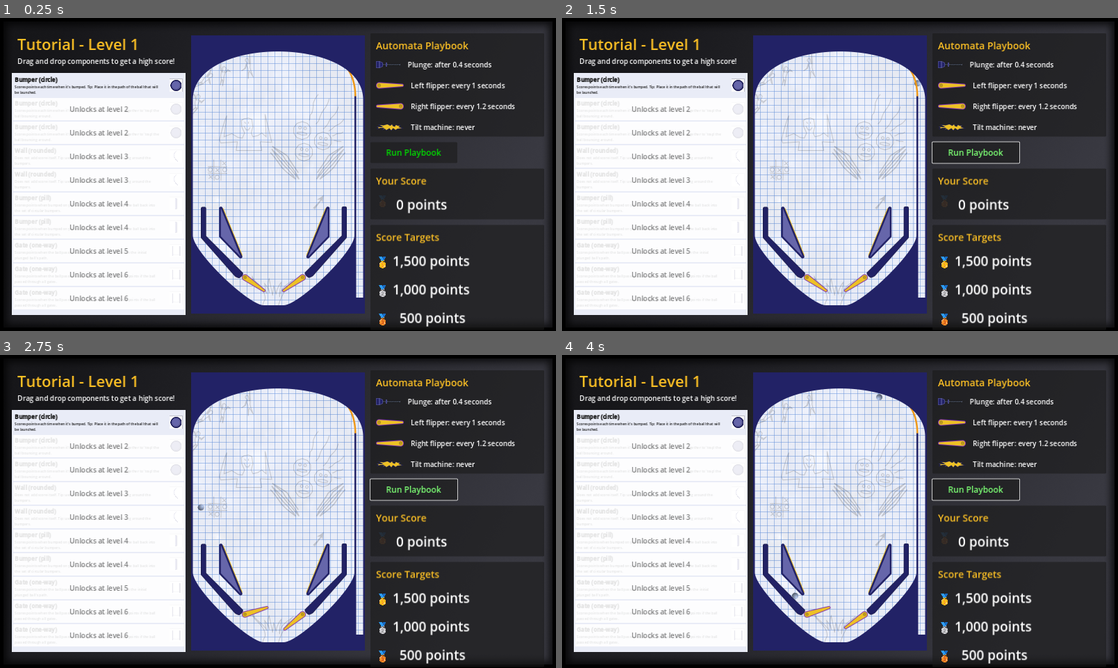
Above: before the commit, frames 1-4 (two rows, left to right).
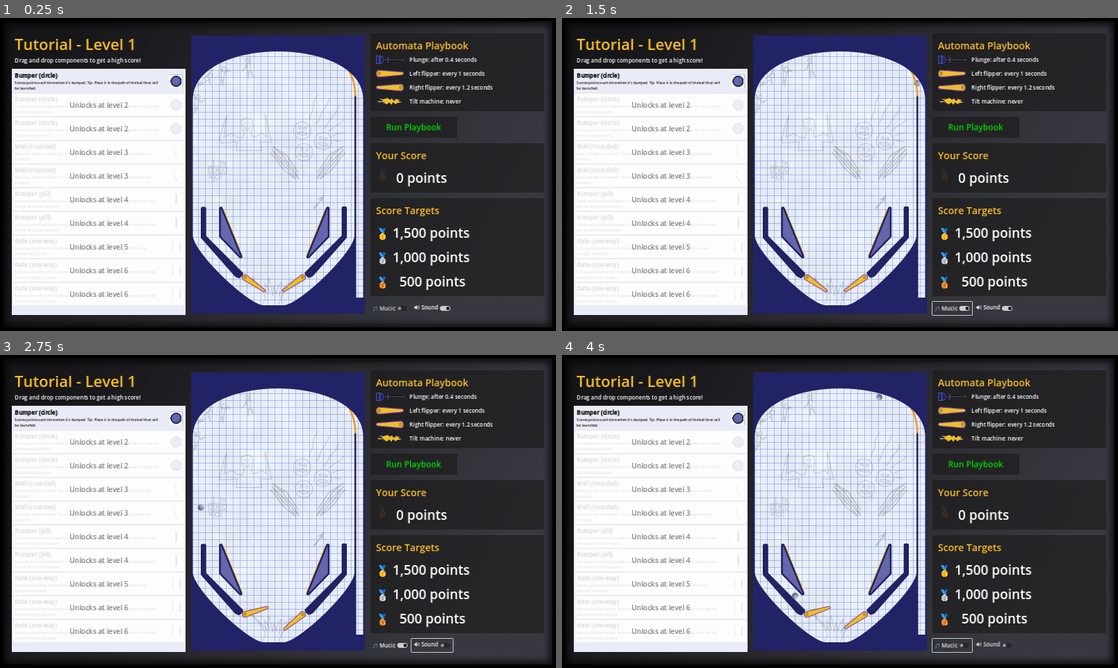
Above: after the commit, the same moments.

Repository: pincrediball/pincrediball
Game: Godot game, scene res://main.tscn
Two runs of this game, one before a commit and one after it. Both use one fixed random seed, a clock stepped at 60 frames per second and the inputs below.
Inputs (mouse positions are in pixels of both pictures, inside the frame that each line leads up to):
- Up to frame 1 (0.25 s): no input
- Up to frame 2 (1.5 s): click "Run Playbook" at 0.5 s; click (951, 309) at 1.25 s, where only the run after the commit has a clickable "🎵 Mucic"
- Up to frame 3 (2.75 s): click (433, 646) at 2 s, where only the run after the commit has a clickable "🔊 Sound"
- Up to frame 4 (4 s): click "Run Playbook" at 2.75 s; click (951, 646) at 3.5 s, where only the run after the commit has a clickable "🎵 Mucic"

The runs differ from the first frame. In frame 1, 7.7% of the frame differs, in the area x 2-93%, y 6-99%; in frame 2, 7.9%; in frame 3, 7.9%; in frame 4, 7.9%.

Commit message:
Change GUI and Sound setup
Yes, this commit comes out-of-place in a line of commits to get
drag and drop working. That's what happens on a hobby project.

Game layout needed tweaks anyways, and I wanted room to place some
buttons for audio.

Audio toggles and by-default-disabled music (at least in dev mode)
is super useful at this stage.

Diff:
--- /dev/null
+++ b/src/audio.gd
@@ -0,0 +1,38 @@
+extends AudioStreamPlayer
+
+const tracks = [
+	preload("res://music/one-cool-minute.mp3"),
+	preload("res://music/waiting-tttt.mp3"),
+	preload("res://music/amazing-grace.mp3"),
+]
+
+const music_volume_default = -5.0
+const music_volume_suppressed = -18.0
+
+var bus_id_music := AudioServer.get_bus_index("Music")
+var bus_id_pinball_sfx := AudioServer.get_bus_index("PinballSFX")
+var trackIndex = randi() % tracks.size()
+
+func startGameMusic():
+	Audio.stream = tracks[trackIndex]
+	Audio.play()
+
+func _on_finished():
+	trackIndex = (trackIndex + 1) % tracks.size()
+	Audio.stream = tracks[trackIndex]
+	Audio.play()
+
+func set_suppressed_music(is_suppressed):
+	Audio.volume_db = music_volume_suppressed if is_suppressed else music_volume_default
+
+func set_mute_music(is_muted):
+	AudioServer.set_bus_mute(bus_id_music, is_muted)
+
+func has_muted_music():
+	return AudioServer.is_bus_mute(bus_id_music)
+
+func set_mute_pinball_sfx(is_muted):
+	AudioServer.set_bus_mute(bus_id_pinball_sfx, is_muted)
+
+func has_muted_pinball_sfx():
+	return AudioServer.is_bus_mute(bus_id_pinball_sfx)
--- a/src/music.tscn
+++ b/src/audio.tscn
@@ -1,12 +1,13 @@
-[gd_scene load_steps=3 format=3 uid="uid://c2ievuarnqpfw"]
+[gd_scene load_steps=3 format=3]
 
 [ext_resource type="AudioStream" uid="uid://brxbpiqha32sl" path="res://music/one-cool-minute.mp3" id="1_nind7"]
-[ext_resource type="Script" path="res://music.gd" id="2_nyhck"]
+[ext_resource type="Script" path="res://audio.gd" id="2_nyhck"]
 
 [node name="Music" type="AudioStreamPlayer"]
 process_mode = 3
 stream = ExtResource("1_nind7")
 volume_db = -7.0
+bus = &"Music"
 script = ExtResource("2_nyhck")
 
 [connection signal="finished" from="." to="." method="_on_finished"]
--- /dev/null
+++ b/src/default_bus_layout.tres
@@ -0,0 +1,15 @@
+[gd_resource type="AudioBusLayout" format=3 uid="uid://bmkc8vvw2xqc5"]
+
+[resource]
+bus/1/name = &"Music"
+bus/1/solo = false
+bus/1/mute = true
+bus/1/bypass_fx = false
+bus/1/volume_db = 0.0
+bus/1/send = &"Master"
+bus/2/name = &"PinballSFX"
+bus/2/solo = false
+bus/2/mute = false
+bus/2/bypass_fx = false
+bus/2/volume_db = 0.0
+bus/2/send = &"Master"
--- a/src/game.gd
+++ b/src/game.gd
@@ -9,8 +9,16 @@
 func _ready():
 	currentLevelPlaybook = playbooksByLevel[GameStore.currentLevel]
 	%Playbook.playbookResource = currentLevelPlaybook
-	Music.startGameMusic()
+	Audio.startGameMusic()
+	%MusicCheckButton.set_pressed_no_signal(not Audio.has_muted_music())
+	%SoundCheckButton.set_pressed_no_signal(not Audio.has_muted_pinball_sfx())
 
 func _on_run_playbook_button_button_up():
 	Scoring.reset_score()
 	%machine.play(currentLevelPlaybook)
+
+func _on_music_check_button_toggled(button_pressed):
+	Audio.set_mute_music(not button_pressed)
+
+func _on_sound_check_button_toggled(button_pressed):
+	Audio.set_mute_pinball_sfx(not button_pressed)
--- a/src/game.tscn
+++ b/src/game.tscn
@@ -44,41 +44,37 @@
 grow_vertical = 2
 texture = ExtResource("2_yhopt")
 
-[node name="LeftSide" type="MarginContainer" parent="."]
+[node name="LeftSide" type="VBoxContainer" parent="."]
 process_mode = 3
-custom_minimum_size = Vector2(500, 0)
 layout_mode = 2
 offset_left = 34.0
 offset_top = 44.0
 offset_right = 534.0
 offset_bottom = 855.0
 
-[node name="LeftSideContent" type="VBoxContainer" parent="LeftSide"]
+[node name="LevelHeader" type="MarginContainer" parent="LeftSide"]
+layout_mode = 2
+size_flags_vertical = 0
+theme_override_constants/margin_left = 8
+theme_override_constants/margin_top = 0
+theme_override_constants/margin_right = 8
+theme_override_constants/margin_bottom = 8
+
+[node name="VBoxContainer" type="VBoxContainer" parent="LeftSide/LevelHeader"]
 layout_mode = 2
 
-[node name="LevelHeader" type="MarginContainer" parent="LeftSide/LeftSideContent"]
-layout_mode = 2
-size_flags_vertical = 0
-theme_override_constants/margin_left = 16
-theme_override_constants/margin_top = 0
-theme_override_constants/margin_right = 16
-theme_override_constants/margin_bottom = 16
-
-[node name="VBoxContainer" type="VBoxContainer" parent="LeftSide/LeftSideContent/LevelHeader"]
-layout_mode = 2
-
-[node name="Header" type="Label" parent="LeftSide/LeftSideContent/LevelHeader/VBoxContainer"]
+[node name="Header" type="Label" parent="LeftSide/LevelHeader/VBoxContainer"]
 layout_mode = 2
 text = "Tutorial - Level 1"
 label_settings = SubResource("LabelSettings_h6tt2")
 
-[node name="Explanation" type="Label" parent="LeftSide/LeftSideContent/LevelHeader/VBoxContainer"]
+[node name="Explanation" type="Label" parent="LeftSide/LevelHeader/VBoxContainer"]
 layout_mode = 2
 text = "Drag and drop components to get a high score!"
 label_settings = ExtResource("2_ksjyh")
 autowrap_mode = 2
 
-[node name="Toolbox" parent="LeftSide/LeftSideContent" instance=ExtResource("3_5lpl1")]
+[node name="Toolbox" parent="LeftSide" instance=ExtResource("3_5lpl1")]
 unique_name_in_owner = true
 layout_mode = 2
 
@@ -90,29 +86,25 @@
 offset_right = 1050.0
 offset_bottom = 850.0
 
-[node name="RightSide" type="MarginContainer" parent="."]
+[node name="RightSide" type="VBoxContainer" parent="."]
 process_mode = 3
-custom_minimum_size = Vector2(500, 0)
 layout_mode = 2
 offset_left = 1066.0
 offset_top = 44.0
 offset_right = 1566.0
 offset_bottom = 855.0
-
-[node name="RightSideContent" type="VBoxContainer" parent="RightSide"]
-layout_mode = 2
 theme_override_constants/separation = 16
 
-[node name="Playbook" parent="RightSide/RightSideContent" instance=ExtResource("5_t5wa1")]
+[node name="Playbook" parent="RightSide" instance=ExtResource("5_t5wa1")]
 unique_name_in_owner = true
 layout_mode = 2
 
-[node name="GridContainer" type="GridContainer" parent="RightSide/RightSideContent"]
+[node name="GridContainer" type="GridContainer" parent="RightSide"]
 custom_minimum_size = Vector2(0, 60)
 layout_mode = 2
 columns = 2
 
-[node name="RunPlaybookButton" type="Button" parent="RightSide/RightSideContent/GridContainer"]
+[node name="RunPlaybookButton" type="Button" parent="RightSide/GridContainer"]
 layout_mode = 2
 size_flags_horizontal = 3
 size_flags_vertical = 3
@@ -124,13 +116,28 @@
 theme_override_font_sizes/font_size = 24
 text = "Run Playbook"
 
-[node name="Score" parent="RightSide/RightSideContent" instance=ExtResource("7_ydt4m")]
+[node name="Score" parent="RightSide" instance=ExtResource("7_ydt4m")]
 unique_name_in_owner = true
 layout_mode = 2
 
-[node name="Medals" parent="RightSide/RightSideContent" instance=ExtResource("6_18ytx")]
+[node name="Medals" parent="RightSide" instance=ExtResource("6_18ytx")]
 unique_name_in_owner = true
 layout_mode = 2
 
+[node name="HBoxContainer" type="HBoxContainer" parent="RightSide"]
+layout_mode = 2
+
+[node name="MusicCheckButton" type="CheckButton" parent="RightSide/HBoxContainer"]
+unique_name_in_owner = true
+layout_mode = 2
+text = "🎵 Mucic"
+
+[node name="SoundCheckButton" type="CheckButton" parent="RightSide/HBoxContainer"]
+unique_name_in_owner = true
+layout_mode = 2
+text = "🔊 Sound"
+
 [connection signal="gui_input" from="." to="." method="_on_gui_input"]
-[connection signal="button_up" from="RightSide/RightSideContent/GridContainer/RunPlaybookButton" to="." method="_on_run_playbook_button_button_up"]
+[connection signal="button_up" from="RightSide/GridContainer/RunPlaybookButton" to="." method="_on_run_playbook_button_button_up"]
+[connection signal="toggled" from="RightSide/HBoxContainer/MusicCheckButton" to="." method="_on_music_check_button_toggled"]
+[connection signal="toggled" from="RightSide/HBoxContainer/SoundCheckButton" to="." method="_on_sound_check_button_toggled"]
--- a/src/game/ball.gd
+++ b/src/game/ball.gd
@@ -13,6 +13,7 @@
 
 func _on_body_entered(body):
 	if body.is_in_group("isWall"):
+		# TODO: Use self.velocity to change loudness of sounds
 		$AudioStreamPlayer.stream = soundsWalls[randi() % len(soundsWalls)]
 		$AudioStreamPlayer.play()
 
--- a/src/game/ball.tscn
+++ b/src/game/ball.tscn
@@ -23,6 +23,7 @@
 shape = SubResource("CircleShape2D_ptw7t")
 
 [node name="AudioStreamPlayer" type="AudioStreamPlayer" parent="."]
+bus = &"PinballSFX"
 
 [connection signal="body_entered" from="." to="." method="_on_body_entered"]
 [connection signal="body_exited" from="." to="." method="_on_body_exited"]
--- a/src/game/flipper.tscn
+++ b/src/game/flipper.tscn
@@ -23,5 +23,6 @@
 
 [node name="AudioStreamPlayer" type="AudioStreamPlayer" parent="."]
 volume_db = -3.5
+bus = &"PinballSFX"
 
 [connection signal="timeout" from="Timer" to="." method="_on_timer_timeout"]
--- a/src/game/medals.tscn
+++ b/src/game/medals.tscn
@@ -8,53 +8,33 @@
 
 [node name="Medals" type="PanelContainer"]
 
-[node name="VBoxContainer" type="VBoxContainer" parent="."]
-layout_mode = 2
-
-[node name="MarginContainer4" type="MarginContainer" parent="VBoxContainer"]
+[node name="MarginContainer" type="MarginContainer" parent="."]
 layout_mode = 2
 theme_override_constants/margin_left = 16
 theme_override_constants/margin_top = 16
 theme_override_constants/margin_right = 16
-theme_override_constants/margin_bottom = 0
+theme_override_constants/margin_bottom = 16
 
-[node name="Label" type="Label" parent="VBoxContainer/MarginContainer4"]
+[node name="VBoxContainer" type="VBoxContainer" parent="MarginContainer"]
+layout_mode = 2
+theme_override_constants/separation = 16
+
+[node name="Label" type="Label" parent="MarginContainer/VBoxContainer"]
 layout_mode = 2
 text = "Score Targets"
 label_settings = SubResource("LabelSettings_5f13i")
 
-[node name="MarginContainer" type="MarginContainer" parent="VBoxContainer"]
-layout_mode = 2
-theme_override_constants/margin_left = 16
-theme_override_constants/margin_top = 16
-theme_override_constants/margin_right = 16
-theme_override_constants/margin_bottom = 8
-
-[node name="Label" type="Label" parent="VBoxContainer/MarginContainer"]
+[node name="Label2" type="Label" parent="MarginContainer/VBoxContainer"]
 layout_mode = 2
 text = "🥇 1,500 points"
 label_settings = ExtResource("1_3x1qd")
 
-[node name="MarginContainer2" type="MarginContainer" parent="VBoxContainer"]
-layout_mode = 2
-theme_override_constants/margin_left = 16
-theme_override_constants/margin_top = 16
-theme_override_constants/margin_right = 16
-theme_override_constants/margin_bottom = 8
-
-[node name="Label" type="Label" parent="VBoxContainer/MarginContainer2"]
+[node name="Label3" type="Label" parent="MarginContainer/VBoxContainer"]
 layout_mode = 2
 text = "🥈 1,000 points"
 label_settings = ExtResource("1_3x1qd")
 
-[node name="MarginContainer3" type="MarginContainer" parent="VBoxContainer"]
-layout_mode = 2
-theme_override_constants/margin_left = 16
-theme_override_constants/margin_top = 16
-theme_override_constants/margin_right = 16
-theme_override_constants/margin_bottom = 8
-
-[node name="Label" type="Label" parent="VBoxContainer/MarginContainer3"]
+[node name="Label4" type="Label" parent="MarginContainer/VBoxContainer"]
 layout_mode = 2
 text = "🥉   500 points"
 label_settings = ExtResource("1_3x1qd")
--- a/src/game/playbook.tscn
+++ b/src/game/playbook.tscn
@@ -13,115 +13,66 @@
 [node name="Playbook" type="PanelContainer"]
 script = ExtResource("1_kolcx")
 
-[node name="VBoxContainer" type="VBoxContainer" parent="."]
-layout_mode = 2
-theme_override_constants/separation = 8
-
-[node name="MarginContainer" type="MarginContainer" parent="VBoxContainer"]
-layout_mode = 2
-theme_override_constants/margin_left = 16
-theme_override_constants/margin_top = 16
-theme_override_constants/margin_right = 16
-theme_override_constants/margin_bottom = 0
-
-[node name="VFlowContainer" type="VFlowContainer" parent="VBoxContainer/MarginContainer"]
-layout_mode = 2
-
-[node name="Label" type="Label" parent="VBoxContainer/MarginContainer/VFlowContainer"]
-layout_mode = 2
-text = "Automata Playbook"
-label_settings = SubResource("LabelSettings_rj0p8")
-
-[node name="HBoxContainer" type="HBoxContainer" parent="VBoxContainer"]
-layout_mode = 2
-
-[node name="MarginContainer1" type="MarginContainer" parent="VBoxContainer/HBoxContainer"]
+[node name="MarginContainer" type="MarginContainer" parent="."]
 layout_mode = 2
 theme_override_constants/margin_left = 16
 theme_override_constants/margin_top = 16
 theme_override_constants/margin_right = 16
 theme_override_constants/margin_bottom = 16
 
-[node name="TextureRect" type="TextureRect" parent="VBoxContainer/HBoxContainer/MarginContainer1"]
+[node name="VBoxContainer" type="VBoxContainer" parent="MarginContainer"]
+layout_mode = 2
+theme_override_constants/separation = 8
+
+[node name="Label" type="Label" parent="MarginContainer/VBoxContainer"]
+layout_mode = 2
+text = "Automata Playbook"
+label_settings = SubResource("LabelSettings_rj0p8")
+
+[node name="GridContainer" type="GridContainer" parent="MarginContainer/VBoxContainer"]
+layout_mode = 2
+theme_override_constants/h_separation = 16
+theme_override_constants/v_separation = 16
+columns = 2
+
+[node name="TextureRect" type="TextureRect" parent="MarginContainer/VBoxContainer/GridContainer"]
 layout_mode = 2
 texture = ExtResource("1_mkqa7")
 
-[node name="MarginContainer2" type="MarginContainer" parent="VBoxContainer/HBoxContainer"]
-layout_mode = 2
-
-[node name="LabelPlungeDelay" type="Label" parent="VBoxContainer/HBoxContainer/MarginContainer2"]
+[node name="LabelPlungeDelay" type="Label" parent="MarginContainer/VBoxContainer/GridContainer"]
 unique_name_in_owner = true
 layout_mode = 2
 text = "Plunge: after X seconds"
 label_settings = ExtResource("2_7nqg1")
 
-[node name="HBoxContainer4" type="HBoxContainer" parent="VBoxContainer"]
-layout_mode = 2
-
-[node name="MarginContainer1" type="MarginContainer" parent="VBoxContainer/HBoxContainer4"]
-layout_mode = 2
-theme_override_constants/margin_left = 16
-theme_override_constants/margin_top = 16
-theme_override_constants/margin_right = 16
-theme_override_constants/margin_bottom = 16
-
-[node name="TextureRect" type="TextureRect" parent="VBoxContainer/HBoxContainer4/MarginContainer1"]
+[node name="TextureRect2" type="TextureRect" parent="MarginContainer/VBoxContainer/GridContainer"]
 layout_mode = 2
 texture = ExtResource("3_xlenw")
 
-[node name="MarginContainer2" type="MarginContainer" parent="VBoxContainer/HBoxContainer4"]
-layout_mode = 2
-
-[node name="LabelLeftFlipperInterval" type="Label" parent="VBoxContainer/HBoxContainer4/MarginContainer2"]
+[node name="LabelLeftFlipperInterval" type="Label" parent="MarginContainer/VBoxContainer/GridContainer"]
 unique_name_in_owner = true
 layout_mode = 2
 text = "Left flipper: every Y seconds"
 label_settings = ExtResource("2_7nqg1")
 
-[node name="HBoxContainer2" type="HBoxContainer" parent="VBoxContainer"]
-layout_mode = 2
-
-[node name="MarginContainer1" type="MarginContainer" parent="VBoxContainer/HBoxContainer2"]
-layout_mode = 2
-theme_override_constants/margin_left = 16
-theme_override_constants/margin_top = 16
-theme_override_constants/margin_right = 16
-theme_override_constants/margin_bottom = 16
-
-[node name="TextureRect" type="TextureRect" parent="VBoxContainer/HBoxContainer2/MarginContainer1"]
+[node name="TextureRect3" type="TextureRect" parent="MarginContainer/VBoxContainer/GridContainer"]
 layout_mode = 2
 texture = ExtResource("3_xlenw")
 flip_h = true
 
-[node name="MarginContainer2" type="MarginContainer" parent="VBoxContainer/HBoxContainer2"]
-layout_mode = 2
-
-[node name="LabelRightFlipperInterval" type="Label" parent="VBoxContainer/HBoxContainer2/MarginContainer2"]
+[node name="LabelRightFlipperInterval" type="Label" parent="MarginContainer/VBoxContainer/GridContainer"]
 unique_name_in_owner = true
 layout_mode = 2
 text = "Right flipper: every Z seconds
 "
 label_settings = ExtResource("2_7nqg1")
 
-[node name="HBoxContainer3" type="HBoxContainer" parent="VBoxContainer"]
-layout_mode = 2
-
-[node name="MarginContainer1" type="MarginContainer" parent="VBoxContainer/HBoxContainer3"]
-layout_mode = 2
-theme_override_constants/margin_left = 16
-theme_override_constants/margin_top = 16
-theme_override_constants/margin_right = 16
-theme_override_constants/margin_bottom = 16
-
-[node name="TextureRect" type="TextureRect" parent="VBoxContainer/HBoxContainer3/MarginContainer1"]
+[node name="TextureRect4" type="TextureRect" parent="MarginContainer/VBoxContainer/GridContainer"]
 layout_mode = 2
 texture = ExtResource("4_lbtrl")
 flip_h = true
 
-[node name="MarginContainer2" type="MarginContainer" parent="VBoxContainer/HBoxContainer3"]
-layout_mode = 2
-
-[node name="LabelTiltTimings" type="Label" parent="VBoxContainer/HBoxContainer3/MarginContainer2"]
+[node name="LabelTiltTimings" type="Label" parent="MarginContainer/VBoxContainer/GridContainer"]
 unique_name_in_owner = true
 layout_mode = 2
 text = "Tilt machine: never
--- a/src/game/score.tscn
+++ b/src/game/score.tscn
@@ -10,39 +10,33 @@
 [node name="Score" type="PanelContainer"]
 script = ExtResource("1_dmxya")
 
-[node name="VBoxContainer" type="VBoxContainer" parent="."]
-layout_mode = 2
-
-[node name="MarginContainer1" type="MarginContainer" parent="VBoxContainer"]
-layout_mode = 2
-theme_override_constants/margin_left = 16
-theme_override_constants/margin_top = 16
-theme_override_constants/margin_right = 16
-theme_override_constants/margin_bottom = 0
-
-[node name="HeaderLabel" type="Label" parent="VBoxContainer/MarginContainer1"]
-layout_mode = 2
-text = "Your Score"
-label_settings = SubResource("LabelSettings_5rvfl")
-
-[node name="MarginContainer2" type="MarginContainer" parent="VBoxContainer"]
+[node name="MarginContainer" type="MarginContainer" parent="."]
 layout_mode = 2
 theme_override_constants/margin_left = 16
 theme_override_constants/margin_top = 16
 theme_override_constants/margin_right = 16
 theme_override_constants/margin_bottom = 16
 
-[node name="HBoxContainer" type="HBoxContainer" parent="VBoxContainer/MarginContainer2"]
+[node name="VBoxContainer" type="VBoxContainer" parent="MarginContainer"]
+layout_mode = 2
+theme_override_constants/separation = 16
+
+[node name="HeaderLabel" type="Label" parent="MarginContainer/VBoxContainer"]
+layout_mode = 2
+text = "Your Score"
+label_settings = SubResource("LabelSettings_5rvfl")
+
+[node name="HBoxContainer" type="HBoxContainer" parent="MarginContainer/VBoxContainer"]
 layout_mode = 2
 theme_override_constants/separation = 20
 
-[node name="MedalLabel" type="Label" parent="VBoxContainer/MarginContainer2/HBoxContainer"]
+[node name="MedalLabel" type="Label" parent="MarginContainer/VBoxContainer/HBoxContainer"]
 modulate = Color(1, 1, 1, 0.0980392)
 layout_mode = 2
 text = "🥉"
 label_settings = ExtResource("2_rq23l")
 
-[node name="ScoreLabel" type="Label" parent="VBoxContainer/MarginContainer2/HBoxContainer"]
+[node name="ScoreLabel" type="Label" parent="MarginContainer/VBoxContainer/HBoxContainer"]
 unique_name_in_owner = true
 layout_mode = 2
 text = "0 points"
--- a/src/game/tutorial/bumper_circle.tscn
+++ b/src/game/tutorial/bumper_circle.tscn
@@ -18,3 +18,4 @@
 shape = SubResource("CircleShape2D_v3sfw")
 
 [node name="AudioStreamPlayer" type="AudioStreamPlayer" parent="."]
+bus = &"PinballSFX"
--- a/src/game/tutorial/bumper_pill.tscn
+++ b/src/game/tutorial/bumper_pill.tscn
@@ -30,3 +30,4 @@
 shape = SubResource("CapsuleShape2D_crhwx")
 
 [node name="AudioStreamPlayer" type="AudioStreamPlayer" parent="."]
+bus = &"PinballSFX"
--- a/src/game/tutorial/gate.tscn
+++ b/src/game/tutorial/gate.tscn
@@ -36,5 +36,6 @@
 shape = SubResource("RectangleShape2D_sk03s")
 
 [node name="AudioStreamPlayer" type="AudioStreamPlayer" parent="."]
+bus = &"PinballSFX"
 
 [connection signal="body_exited" from="RollOverArea2D" to="." method="_on_roll_over_area_2d_body_exited"]
--- a/src/game/tutorial/machine.gd
+++ b/src/game/tutorial/machine.gd
@@ -27,7 +27,7 @@
 	stop()
 
 func play(levelPlaybook):
-	Music.suppress()
+	Audio.set_suppressed_music(true)
 	get_tree().paused = false
 	get_tree().call_group("isResettablePinballComponent", "resetPinballComponent")
 	%FlipperLeft.reset(levelPlaybook.flipper_left_interval)
@@ -38,7 +38,7 @@
 	get_tree().paused = true
 	%FlipperLeft.stop()
 	%FlipperRight.stop()
-	Music.unsuppress()
+	Audio.set_suppressed_music(false)
 
 func plunge():
 	$AudioStreamPlayer.stream = soundsPlunge[randi() % len(soundsPlunge)]
--- a/src/game/tutorial/machine.tscn
+++ b/src/game/tutorial/machine.tscn
@@ -45,6 +45,7 @@
 
 [node name="AudioStreamPlayer" type="AudioStreamPlayer" parent="."]
 process_mode = 3
+bus = &"PinballSFX"
 
 [node name="SubViewport" type="SubViewport" parent="."]
 handle_input_locally = false
--- a/src/game/tutorial/sling.tscn
+++ b/src/game/tutorial/sling.tscn
@@ -26,3 +26,4 @@
 shape = SubResource("CapsuleShape2D_oshty")
 
 [node name="AudioStreamPlayer" type="AudioStreamPlayer" parent="."]
+bus = &"PinballSFX"
--- a/src/music.gd
+++ /dev/null
@@ -1,27 +0,0 @@
-extends AudioStreamPlayer
-
-const tracks = [
-	preload("res://music/one-cool-minute.mp3"),
-	preload("res://music/waiting-tttt.mp3"),
-	preload("res://music/amazing-grace.mp3"),
-]
-
-var trackIndex = randi() % tracks.size()
-
-var volumeDefault = -5.0
-var volumeSuppressed = -18.0
-
-func startGameMusic():
-	Music.stream = tracks[trackIndex]
-	Music.play()
-
-func _on_finished():
-	trackIndex = (trackIndex + 1) % tracks.size()
-	Music.stream = tracks[trackIndex]
-	Music.play()
-
-func suppress():
-	Music.volume_db = volumeSuppressed
-
-func unsuppress():
-	Music.volume_db = volumeDefault
--- a/src/project.godot
+++ b/src/project.godot
@@ -21,7 +21,7 @@
 [autoload]
 
 Scoring="*res://game/scoring.gd"
-Music="*res://music.tscn"
+Audio="*res://audio.tscn"
 GameStore="*res://game/game_store.gd"
 
 [display]
--- a/src/themes/default/paragraph_label_settings.tres
+++ b/src/themes/default/paragraph_label_settings.tres
@@ -1,4 +1,3 @@
 [gd_resource type="LabelSettings" format=3 uid="uid://bmt8337q2eie4"]
 
 [resource]
-font_size = 20
Not shown, changed: src/sound/wall-001.wav
Not shown, changed: src/sound/wall-002.wav
Not shown, changed: src/sound/wall-003.wav
Not shown, changed: src/sound/wall-004.wav
Not shown, changed: src/sound/wall-005.wav
Not shown, changed: src/sound/wall-006.wav
Not shown, changed: src/sound/wall-007.wav
Not shown, changed: src/sound/wall-008.wav
